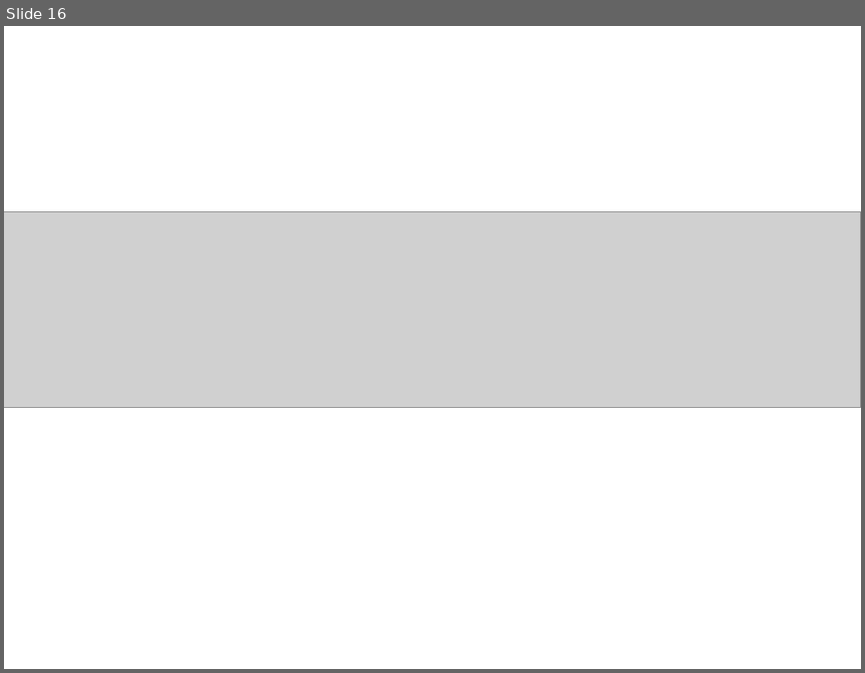
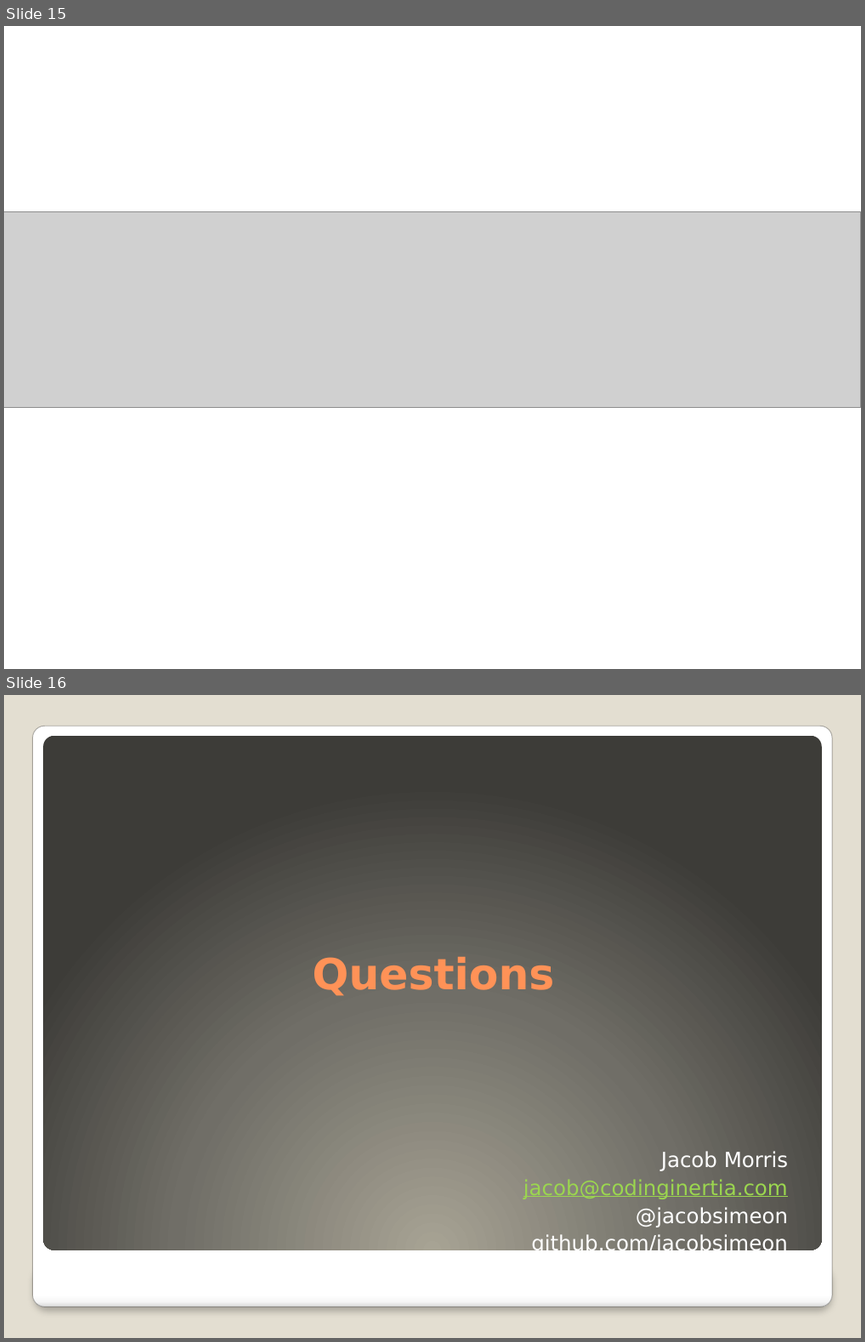
Before and after one commit to jacobsimeon/REST-Services-with-Sinatra-and-iOS, a slide deck: slides.pptx. Shown one above the other, each under a label of ours: slide 16 before the commit, slides 15 and 16 after it. The pictures are 865x673 and 865x1342 pixels, drawn with LibreOffice and Linux fonts; fonts in the diff are those of the drawing; grey boxes stand for pictures. Boxes give left, top, right and bottom in pixels: in the first picture for what was removed or moved away, otherwise in the second. Text is boxed around its words. In the diff, an @@ line names an element or a change of style, - is before the commit and + after.

Commit message:
slide changes

```diff
--- a/slides.pptx
+++ b/slides.pptx
@@ slide 16 added at bbox=[4, 695, 861, 1338], background #E3DED1 @@
@@ rounded rectangle added at bbox=[32, 726, 832, 1307], fill gradient #FFFFFF to #F7F7F7 to #DADADA, outline #302F2C 0.67 pt @@
@@ rounded rectangle added at bbox=[43, 735, 822, 1249], fill gradient #A8A395 to #716E68 to #3E3C39 @@
@@ title added at bbox=[313, 957, 555, 996], 36 pt, text #FF9258, bold @@
+Questions
@@ text added at bbox=[523, 1151, 788, 1255], 17.5 pt, text #FFFFFF @@
+Jacob Morris
+jacob@codinginertia.com
+@jacobsimeon
+github.com/jacobsimeon
@@ rounded rectangle added at bbox=[34, 1263, 831, 1306], fill gradient #FFFFFF to #F7F7F7 to #DADADA, outline #302F2C 0.67 pt @@
@@ what was slide 16 is now slide 15 @@
```
Also in this commit, not shown: 2 slides removed.
